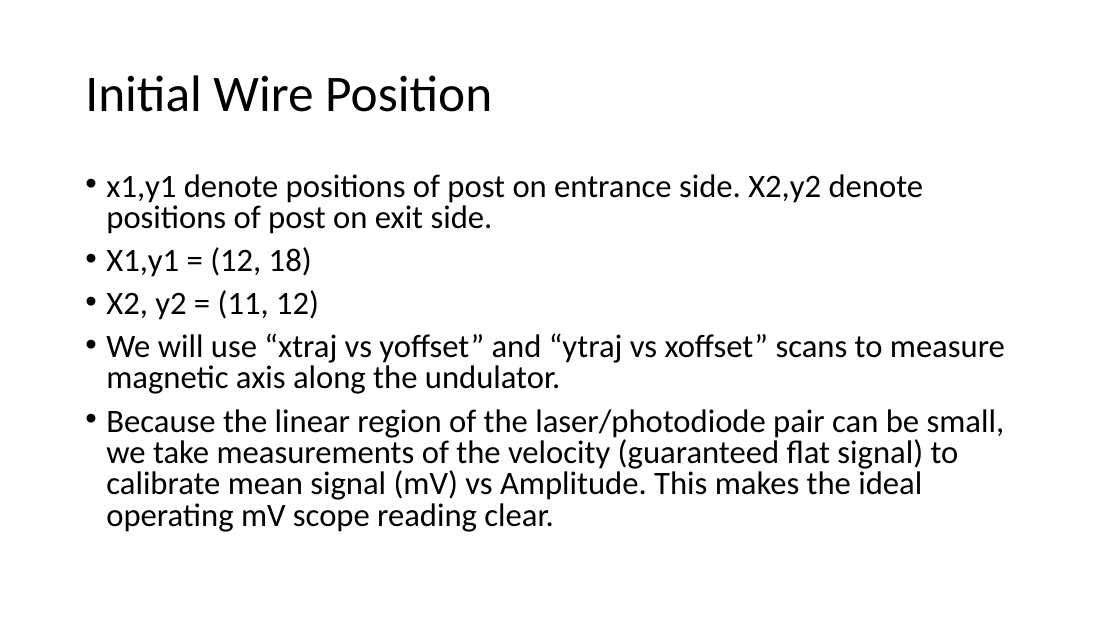
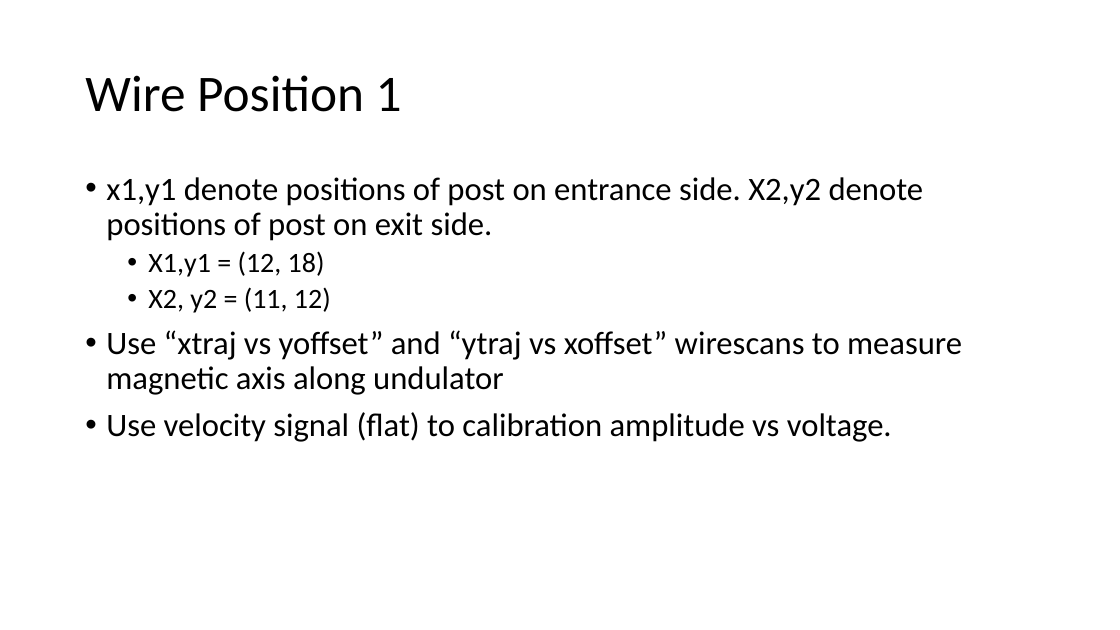
Before and after one commit to afisher000/Pulsed-Wire, a slide deck: slide 2 of Undulator 1 Pulsed-Wire Alignment Dec. 2022.pptx. Drawn at 1120x630 pixels with LibreOffice and Linux fonts; fonts in the diff are those of the drawing. Boxes give left, top, right and bottom in pixels: in the first picture for what was removed or moved away, otherwise in the second. Text is boxed around its words. In the diff, an @@ line names an element or a change of style, - is before the commit and + after.

```diff
--- a/Undulator 1 Pulsed-Wire Alignment Dec. 2022.pptx
+++ b/Undulator 1 Pulsed-Wire Alignment Dec. 2022.pptx
@@ title at box(85, 75, 402, 112): text changed @@
-Initial Wire Position
+Wire Position 1
@@ text at box(106, 177, 923, 313): size 28 to 24 pt in "X1,y1 = (12, 18)", "X2, y2 = (11, 12)"; line spacing 0.8 to 0.9; list level 1 to 2 in "X1,y1 = (12, 18)"; list level 1 to 2 in "X2, y2 = (11, 12)" @@
@@ text at box(106, 330, 962, 442): text changed @@
-• We will use “xtraj vs yoffset” and “ytraj vs xoffset” scans to measure magnetic axis along the undulator.
-• Because the linear region of the laser/photodiode pair can be small, we take measurements of the velocity (guaranteed flat signal) to calibrate mean signal (mV) vs Amplitude. This makes the ideal operating mV scope reading clear.
+• Use “xtraj vs yoffset” and “ytraj vs xoffset” wirescans to measure magnetic axis along undulator
+• Use velocity signal (flat) to calibration amplitude vs voltage.
```
Also in this commit, not shown: 5 slides added, 1 slide removed, 3 other files.
